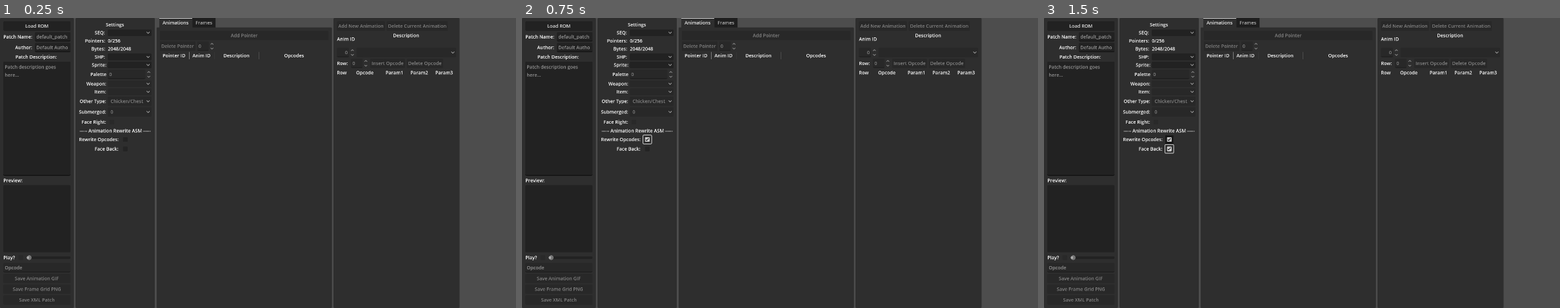
Above: before the commit, frames 1-3 (left to right).
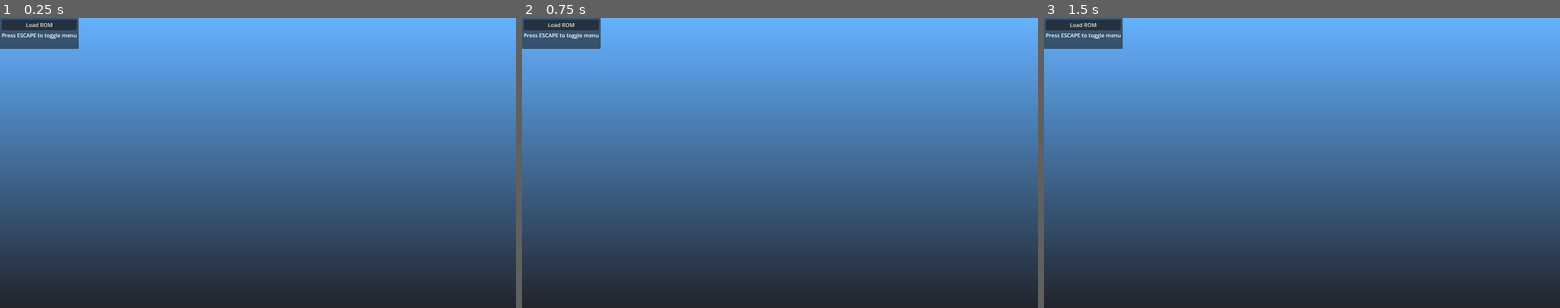
Above: after the commit, the same moments.

Repository: mrgudenheim/TacticsEngineG
Game: Godot game, scene res://src/Map/map_viewer.tscn
Same seed, same stepped clock (60 frames per second), same inputs: the game is played once before the commit and once after it. Before the commit the project starts from res://src/fftae/fftae.tscn.
Inputs (mouse positions are in pixels of both pictures, inside the frame that each line leads up to):
- Up to frame 1 (0.25 s): no input
- Up to frame 2 (0.75 s): click (645, 139) at 0.52 s
- Up to frame 3 (1.5 s): click (1167, 148) at 1.27 s

The runs differ from the first frame. In frame 1, 89% of the frame differs, in the area x 0-100%, y 0-100%; in frame 2, 89%; in frame 3, 89%.
Error before the commit: Invalid access to property or key of type 'String' on a base object of type 'Dictionary[String, FileRecord]'. (res://src/fftae/fftae.gd:47)

Commit message:
fixed unit sprites facing camera

Diff:
--- a/project.godot
+++ b/project.godot
@@ -11,7 +11,7 @@
 [application]
 
 config/name="FFT-like-engine"
-run/main_scene="uid://dgp4s8ucc0j6n"
+run/main_scene="uid://card26cltbba1"
 config/features=PackedStringArray("4.4", "GL Compatibility")
 run/max_fps=240
 
--- a/src/Map/map_viewer.gd
+++ b/src/Map/map_viewer.gd
@@ -151,6 +151,8 @@
 	#new_unit.char_body.global_position = Vector3(5.5, 15, -5.5)
 	#new_unit.set_sprite_file("AGURI.SPR") # Agrias
 	new_unit.is_player_controlled = true
+	#new_unit.char_body.connect(controller.camera_rotated, set_rotation_degrees)
+	controller.camera_rotated.connect(new_unit.char_body.set_rotation_degrees)
 
 	controller.unit = new_unit
 	controller.velocity_set.connect(controller.unit.update_unit_facing)
@@ -167,6 +169,8 @@
 	new_unit2.char_body.global_position = random_position
 	#new_unit2.char_body.global_position = Vector3(3.5, 15, -5.5)
 	new_unit2.set_sprite_file("ARU.SPR") # Algus
+	#new_unit2.char_body.connect(, set_rotation_degrees)
+	controller.camera_rotated.connect(new_unit2.char_body.set_rotation_degrees)
 
 	new_unit2.knocked_out.connect(load_random_map)
 	new_unit2.knocked_out.connect(increment_counter)
--- a/src/Unit/character_controller_realtime.gd
+++ b/src/Unit/character_controller_realtime.gd
@@ -3,6 +3,7 @@
 
 signal velocity_set(direction: Vector3)
 signal camera_facing_changed()
+signal camera_rotated(new_rotation: Vector3)
 
 const SPEED: float = 5.0
 
@@ -121,7 +122,8 @@
 
 func rotate_phantom_camera(new_rotation_degress: Vector3) -> void:
 	phantom_camera.set_third_person_rotation_degrees(new_rotation_degress)
-	unit.char_body.rotation_degrees = Vector3(0, new_rotation_degress.y, 0)
+	#unit.char_body.rotation_degrees = Vector3(0, new_rotation_degress.y, 0)
+	camera_rotated.emit(Vector3(0, new_rotation_degress.y, 0))
 
 	var camera_angle: float = MapViewer.main_camera.rotation_degrees.y
 	#var target_angle = fposmod(new_rotation_degress.y, 360)
--- a/src/camera_control.gd
+++ b/src/camera_control.gd
@@ -6,6 +6,7 @@
 @export var camera_pivot: Node3D
 
 signal zoom_changed
+signal rotated(new_rotation: Vector3)
 
 const PAN_SPEED: float = 0.1
 const ROTATE_SPEED: float = 5
--- a/src/rom_reader.gd
+++ b/src/rom_reader.gd
@@ -161,8 +161,9 @@
 				maps.append(MapData.new(record.name))
 
 			byte_index += record_length
-			if directory_data.decode_u8(byte_index) == 0: # end of data, rest of sector will be padded with zeros
-				break
+			if byte_index < DATA_BYTES_PER_SECTOR:
+				if directory_data.decode_u8(byte_index) == 0: # end of data, rest of sector will be padded with zeros
+					break
 
 
 func cache_associated_files() -> void:
